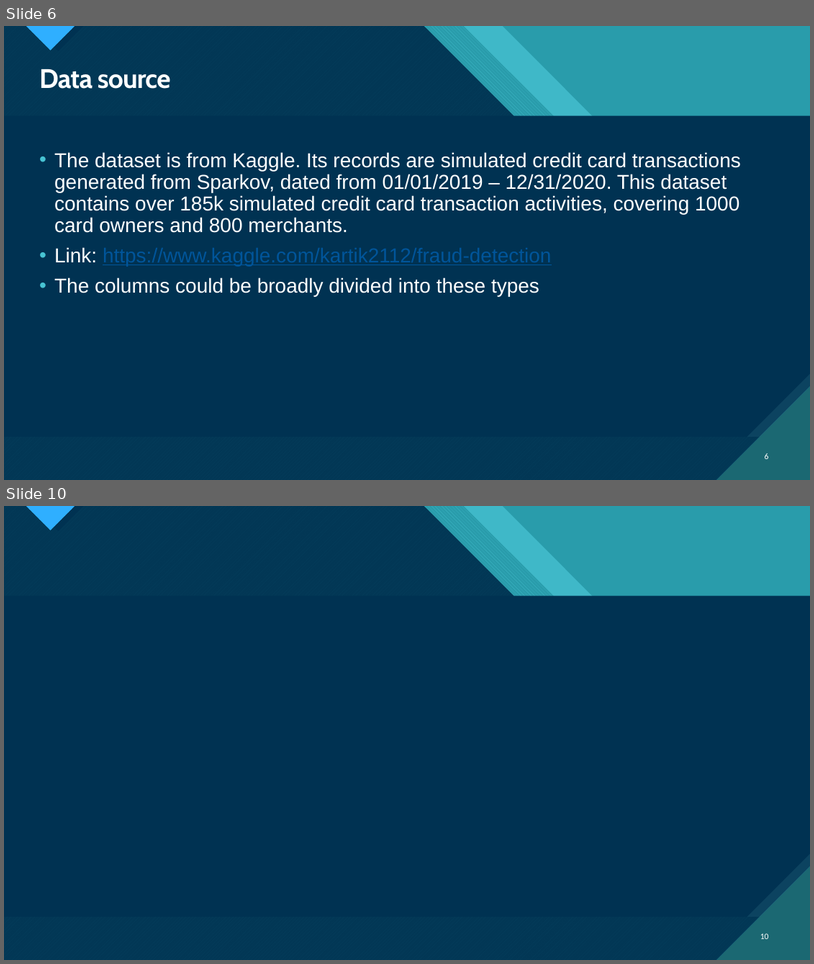
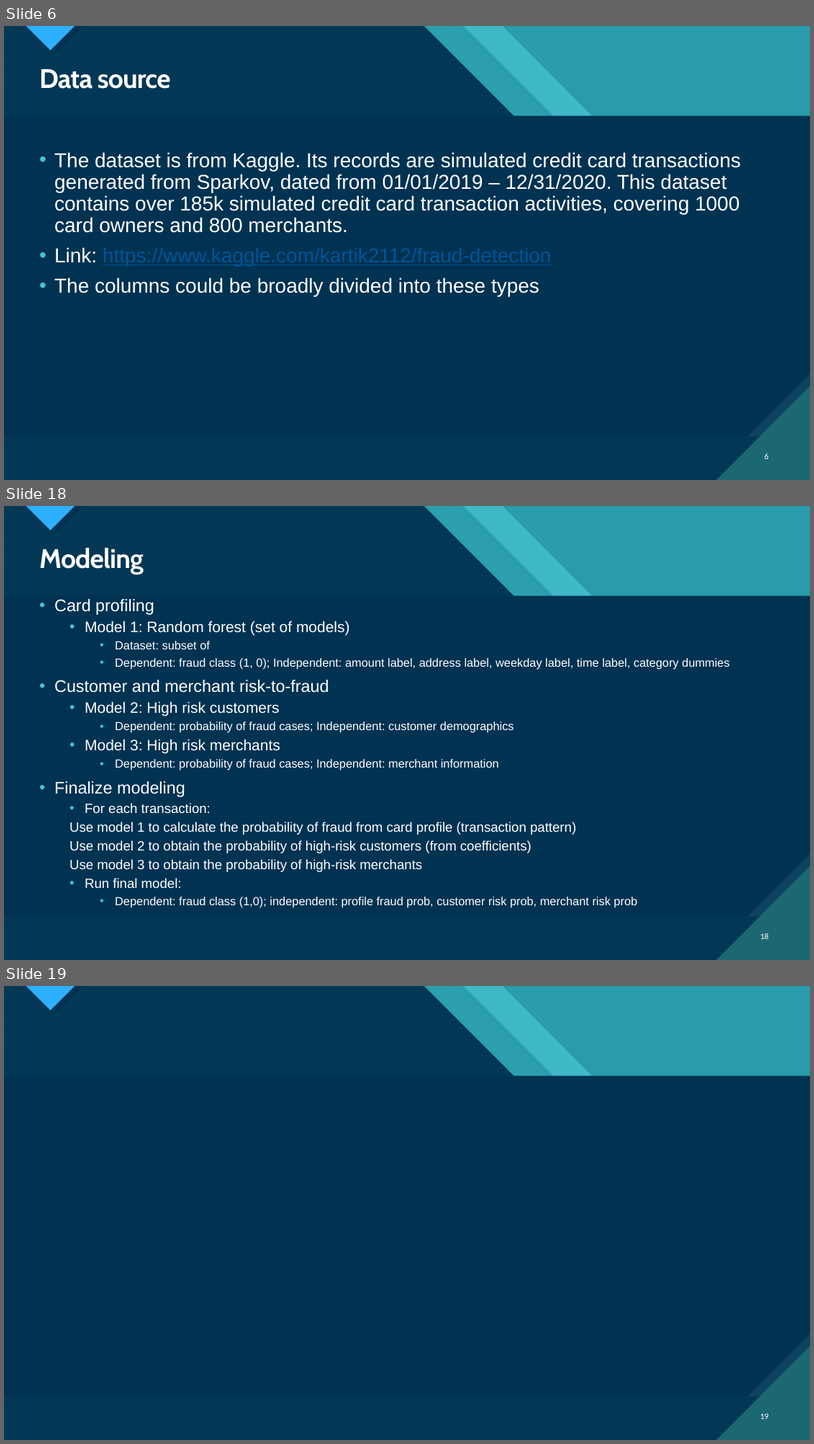
Before and after one commit to HGuo90s/fraud-detection, a slide deck: Fraud Detection.pptx. Shown one above the other, each under a label of ours: slides 6 and 10 before the commit, slides 6, 18 and 19 after it; the slides between them are not shown. The pictures are 814x964 and 814x1444 pixels, drawn with LibreOffice and Linux fonts; fonts in the diff are those of the drawing. Boxes give left, top, right and bottom in pixels: in the first picture for what was removed or moved away, otherwise in the second. Text is boxed around its words. In the diff, an @@ line names an element or a change of style, - is before the commit and + after.

```diff
--- a/Fraud Detection.pptx
+++ b/Fraud Detection.pptx
@@ slide 18 added at (x1=4, y1=506, x2=810, y2=960), background #47C3D3; not listed: 18 template elements that a slide beside it also shows @@
@@ title added at (x1=39, y1=548, x2=144, y2=574), 32 pt, text #FFFFFF, bold @@
+Modeling
@@ text added at (x1=54, y1=599, x2=730, y2=907), 14 pt, text #FFFFFF @@
+• Card profiling
+  • Model 1: Random forest (set of models)
+    • Dataset: subset of
+    • Dependent: fraud class (1, 0); Independent: amount label, address label, weekday label, time label, category dummies
+• Customer and merchant risk-to-fraud
+  • Model 2: High risk customers
+    • Dependent: probability of fraud cases; Independent: customer demographics
+  • Model 3: High risk merchants
+    • Dependent: probability of fraud cases; Independent: merchant information
+• Finalize modeling
+  • For each transaction:
+  Use model 1 to calculate the probability of fraud from card profile (transaction pattern)
+  Use model 2 to obtain the probability of high-risk customers (from coefficients)
+  Use model 3 to obtain the probability of high-risk merchants
+  • Run final model:
+    • Dependent: fraud class (1,0); independent: profile fraud prob, customer risk prob, merchant risk prob
@@ page number added at (x1=761, y1=933, x2=769, y2=939), 10 pt, text #FFFFFF @@
+18
@@ what was slide 10 is now slide 19 @@
@@ page number at (x1=761, y1=1413, x2=769, y2=1419): text changed @@
-10
+19
```
Also in this commit, not shown: 5 slides changed, 8 other slides added, 1 slide removed, 1 other file.
